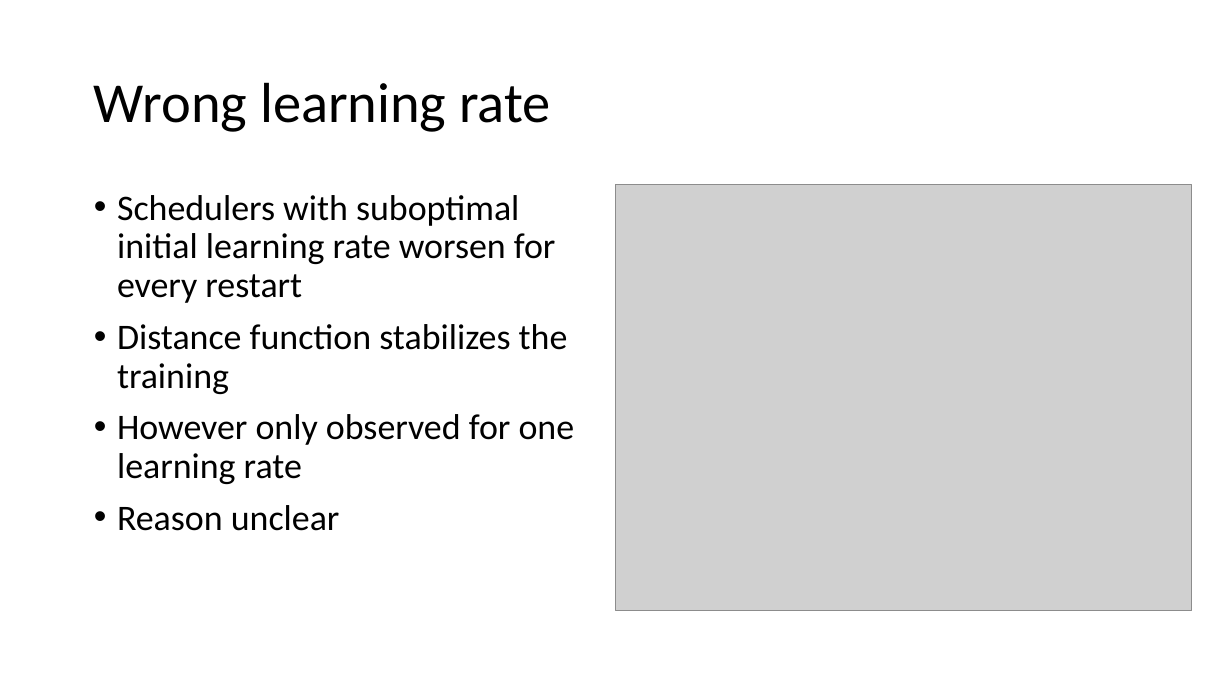
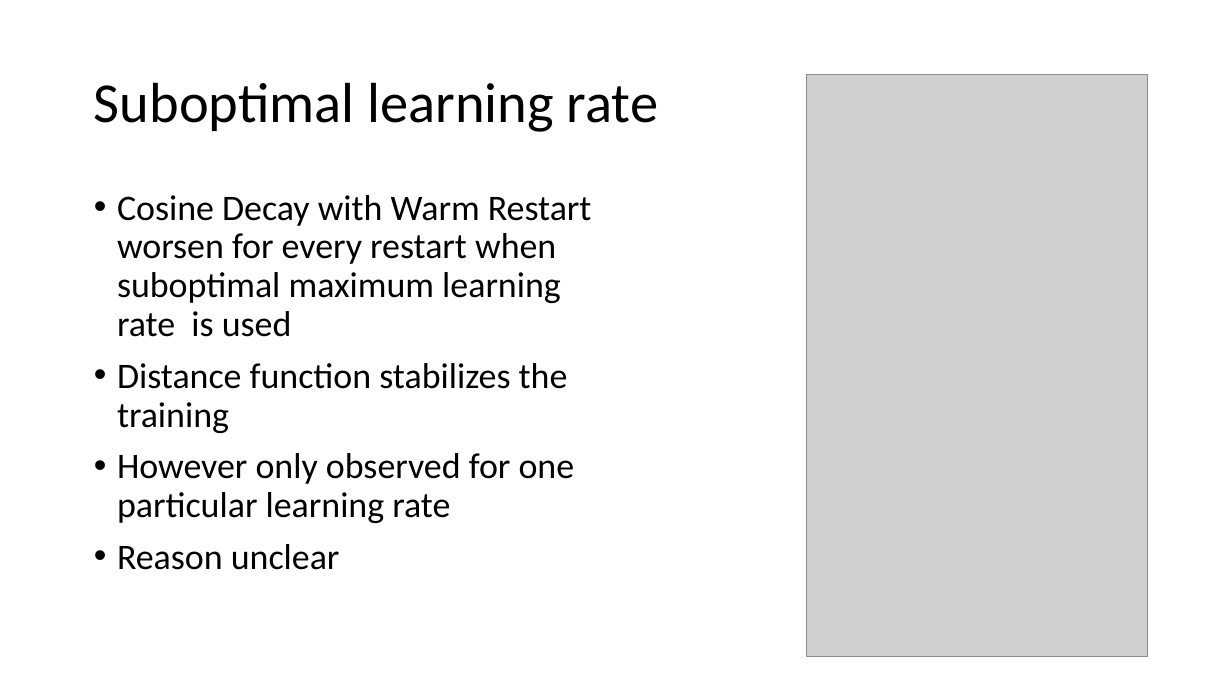
Before and after one commit to philippvb/Bachelorarbeit, a slide deck: slide 32 of presentation/Bachelorthesis_Presentation.odp (slide 37 before the commit). Drawn at 1232x693 pixels with LibreOffice and Linux fonts; fonts in the diff are those of the drawing; grey boxes stand for pictures. Boxes give left, top, right and bottom in pixels: in the first picture for what was removed or moved away, otherwise in the second. Text is boxed around its words. In the diff, an @@ line names an element or a change of style, - is before the commit and + after.

```diff
--- a/presentation/Bachelorthesis_Presentation.odp
+++ b/presentation/Bachelorthesis_Presentation.odp
@@ title at [94,82,659,132]: text changed @@
-Wrong learning rate
+Suboptimal learning rate
@@ picture: place and size @@
-picture at [616,185,1192,611]
+picture at [807,74,1148,656]
@@ text at [117,195,592,337]: text changed @@
-• Schedulers with suboptimal initial learning rate worsen for every restart
+• Cosine Decay with Warm Restart worsen for every restart when suboptimal maximum learning rate is used
@@ text at [117,453,575,523]: text changed @@
-• However only observed for one learning rate
+• However only observed for one particular learning rate
```
Also in this commit, not shown: 20 other slides changed, 16 slides added, 5 slides removed, 21 other files.
